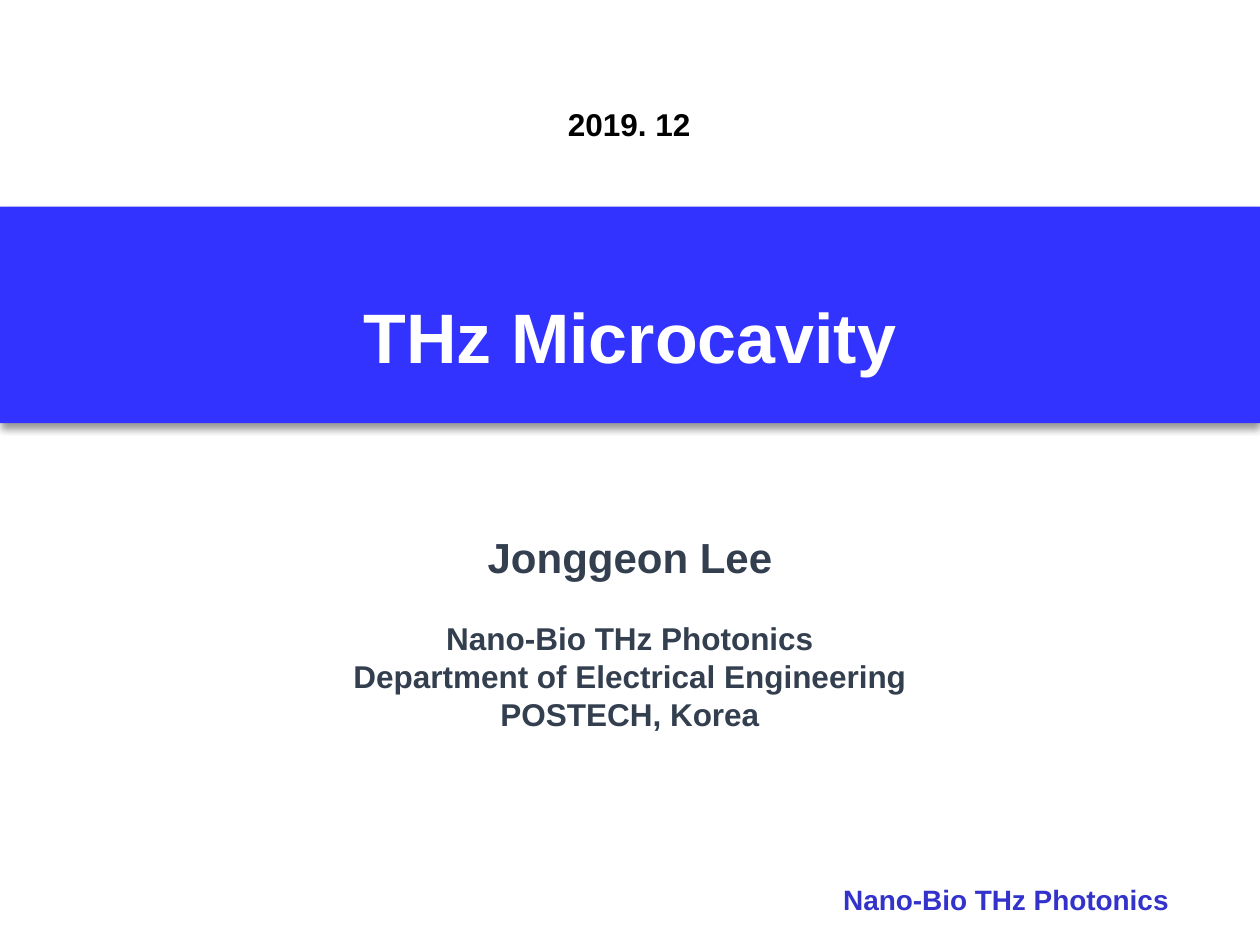
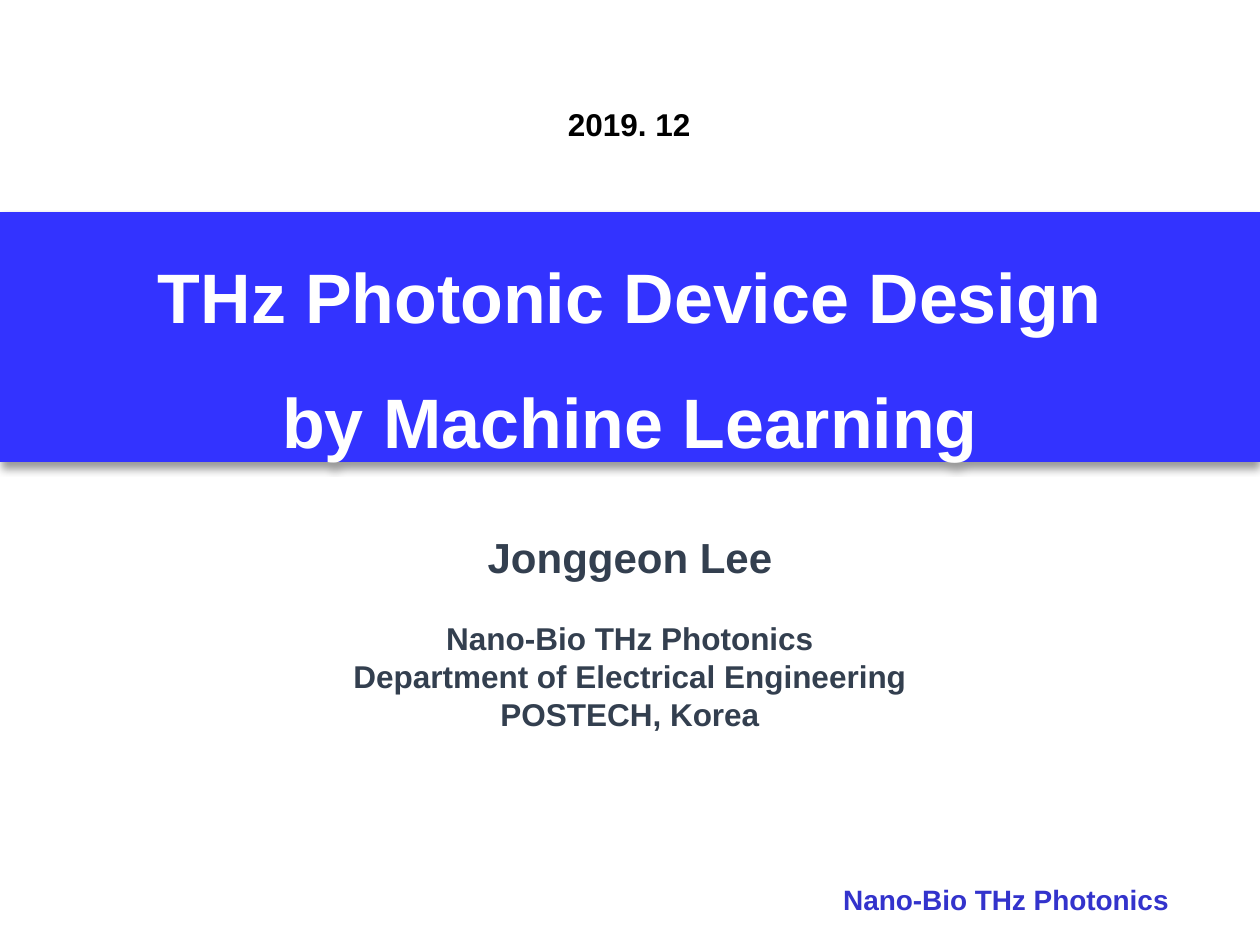
Before and after one commit to jglee96/NBTP_Lab, a slide deck: slide 1 of 개인/석사학위논문/Thesis_Presentation.pptx. Drawn at 1260x945 pixels with LibreOffice and Linux fonts; fonts in the diff are those of the drawing; background and template pictures are left out. Boxes give left, top, right and bottom in pixels: in the first picture for what was removed or moved away, otherwise in the second. Text is boxed around its words. In the diff, an @@ line names an element or a change of style, - is before the commit and + after.

```diff
--- a/개인/석사학위논문/Thesis_Presentation.pptx
+++ b/개인/석사학위논문/Thesis_Presentation.pptx
@@ rectangle "THz Photonic Device Design": place and size @@
-rectangle "THz Photonic Device Design" at box(0, 207, 1260, 423)
+rectangle "THz Photonic Device Design" at box(0, 212, 1260, 461)
@@ text in rectangle at box(158, 272, 1102, 462): text changed @@
-THz Microcavity
+THz Photonic Device Design
+by Machine Learning
```
Also in this commit, not shown: 1 other slide changed, 33 slides added, 9 other files.
